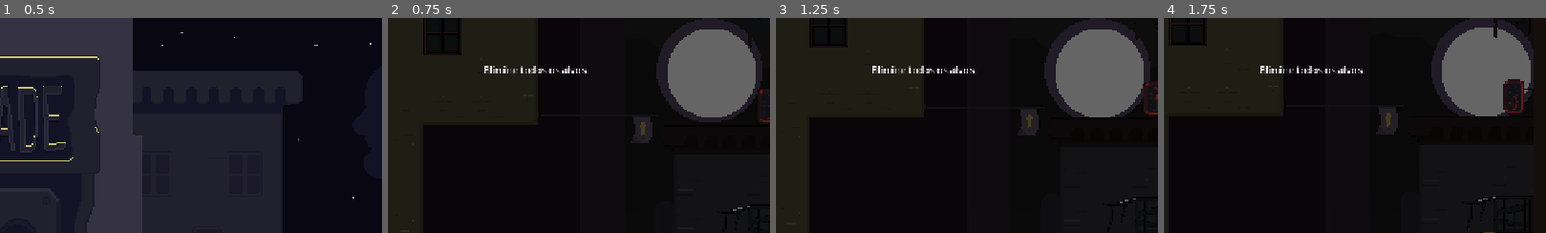
Above: before the commit, frames 1-4 (left to right).
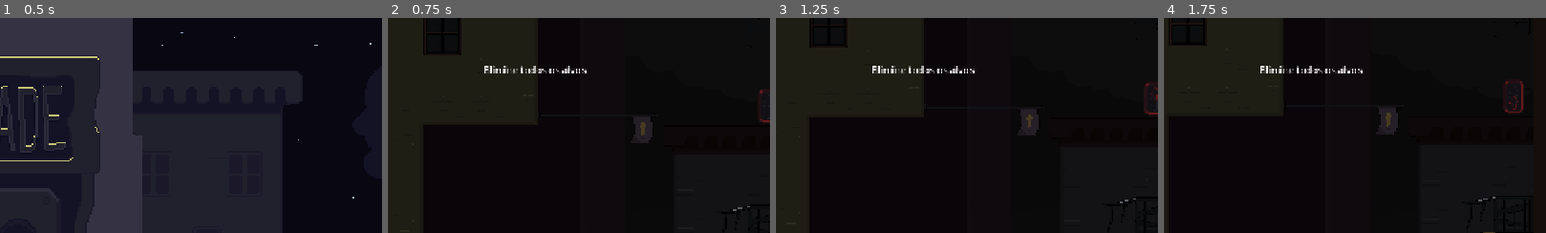
Above: after the commit, the same moments.

Repository: BernardoFPereira/projeto-integrador-2
Game: Godot game, scene res://Scenes/Menus/MainMenu.tscn
The game is run twice, just before and just after one commit, with the same random seed, the same clock (stepped at 60 frames per second) and the same inputs.
Inputs (mouse positions are % of the whole screen's width and height, from its top left):
- Up to frame 1 (0.5 s): no input
- Up to frame 2 (0.75 s): click "Jogar" at 0.5 s
- Up to frame 3 (1.25 s): no input
- Up to frame 4 (1.75 s): move the mouse to (72, 45) at 1.27 s; hold D (move_right) from 1.28 s (still down); hold Shift (activate_shadow_meld) from 1.28 s (still down); tap Space (prep_jump) at 1.52 s
The pictures show only the part of the screen within x 31-81%, y 0-50%; the shares and areas given below are measured in that part.

Frame 1 is identical in both runs. In frame 2, 11% of the frame differs, in the area x 70-98%, y 0-49%; in frame 3, 10%; in frame 4, 9.4%.

Commit message:
Tweaks de Valor do Parallax
progresso da semana passada com setup do parallax, ainda não está na forma ideal dos prédios dando offset com o purple mas é um progresso de como funciona

Diff:
--- a/Scenes/Levels/briefcase_level.tscn
+++ b/Scenes/Levels/briefcase_level.tscn
@@ -1916,10 +1916,10 @@
 anchors_preset = 5
 anchor_left = 0.5
 anchor_right = 0.5
-offset_left = 70.0
-offset_top = 19.0
-offset_right = 141.0
-offset_bottom = 90.0
+offset_left = 63.0
+offset_top = 21.0
+offset_right = 134.0
+offset_bottom = 92.0
 grow_horizontal = 2
 texture = ExtResource("47_0tjj1")
 
--- a/Scenes/parallax_backgrounds.tscn
+++ b/Scenes/parallax_backgrounds.tscn
@@ -22,10 +22,10 @@
 
 [node name="ParallaxBG2" type="Parallax2D" parent="."]
 z_index = -4
-scroll_scale = Vector2(0.7, 1)
-scroll_offset = Vector2(0, 1)
-repeat_size = Vector2(2, 1)
-autoscroll = Vector2(1, 1)
+scroll_scale = Vector2(0.7, 0.8)
+scroll_offset = Vector2(2, 1)
+repeat_size = Vector2(0, 1)
+autoscroll = Vector2(2, 0)
 repeat_times = 3
 screen_offset = Vector2(0, 1)
 
@@ -33,15 +33,30 @@
 position = Vector2(638, 354)
 texture = ExtResource("2_tf1vx")
 
+[node name="Sprite2D3" type="Sprite2D" parent="ParallaxBG2"]
+position = Vector2(1918, 359)
+texture = ExtResource("2_tf1vx")
+
 [node name="Sprite2D2" type="Sprite2D" parent="ParallaxBG2"]
+position = Vector2(-642, 359)
+texture = ExtResource("2_tf1vx")
+
+[node name="ParallaxBG3" type="Parallax2D" parent="."]
+z_index = -4
+scroll_scale = Vector2(0.7, 1)
+scroll_offset = Vector2(2, 1)
+repeat_size = Vector2(0, 1)
+repeat_times = 3
+screen_offset = Vector2(0, 1)
+
+[node name="Sprite2D2" type="Sprite2D" parent="ParallaxBG3"]
 position = Vector2(638, 360)
 texture = ExtResource("3_tf1vx")
 
 [node name="Parallax City view" type="Parallax2D" parent="."]
 z_index = -3
-scroll_scale = Vector2(1, 0)
-repeat_size = Vector2(1, 1)
-autoscroll = Vector2(1, 0)
+scroll_scale = Vector2(0.3, 0)
+scroll_offset = Vector2(0.2, 0)
 repeat_times = 3
 follow_viewport = false
 
@@ -58,6 +73,7 @@
 texture = ExtResource("3_ncupq")
 
 [node name="Parallax Buildings" type="Parallax2D" parent="."]
+visible = false
 z_index = -1
 texture_repeat = 2
 scroll_scale = Vector2(0, 5)
